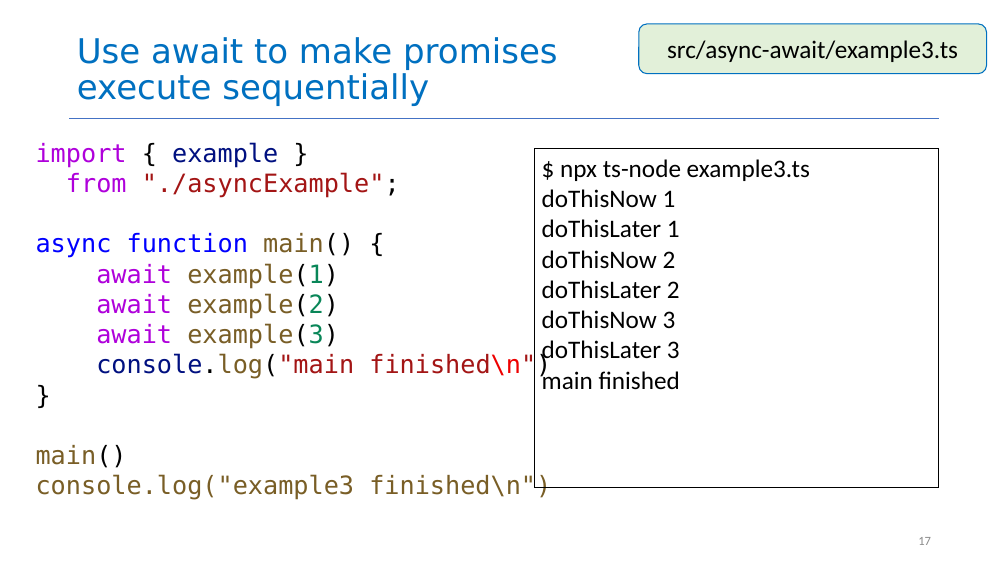
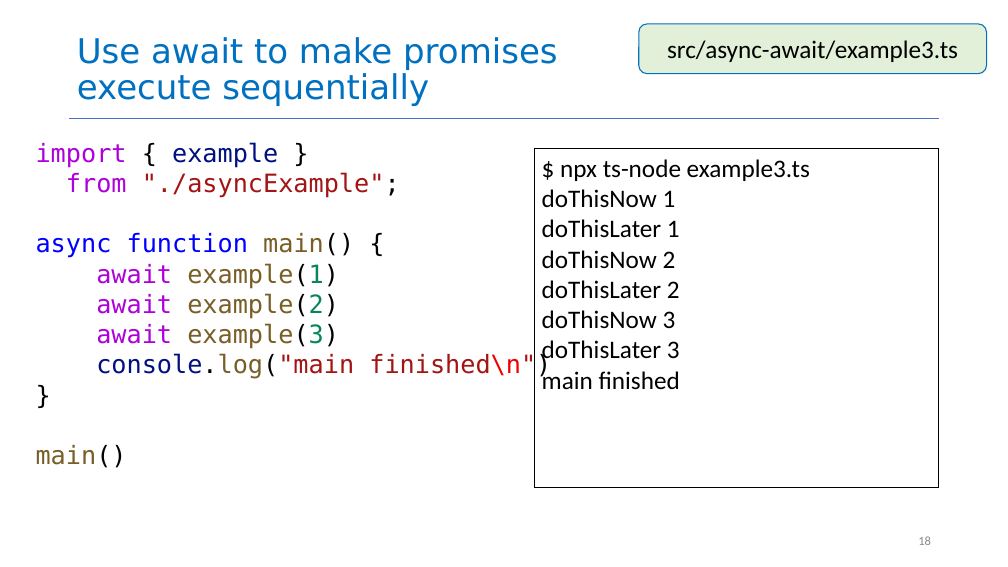
Before and after one commit to neu-se/CS4530-Fall-2024, a slide deck: slide 18 of Slides/Module 06 Concurrency Patterns in Typescript.pptx (slide 17 before the commit). Drawn at 1008x567 pixels with LibreOffice and Linux fonts; fonts in the diff are those of the drawing. Boxes give left, top, right and bottom in pixels: in the first picture for what was removed or moved away, otherwise in the second. Text is boxed around its words. In the diff, an @@ line names an element or a change of style, - is before the commit and + after.

```diff
--- a/Slides/Module 06 Concurrency Patterns in Typescript.pptx
+++ b/Slides/Module 06 Concurrency Patterns in Typescript.pptx
@@ text at (36,473,551,500): paragraph removed @@
-console.log("example3 finished\n")
@@ page number at (918,536,931,545): text changed @@
-17
+18
```
Also in this commit, not shown: 1 other slide changed, 1 slide added, 1 other file.
